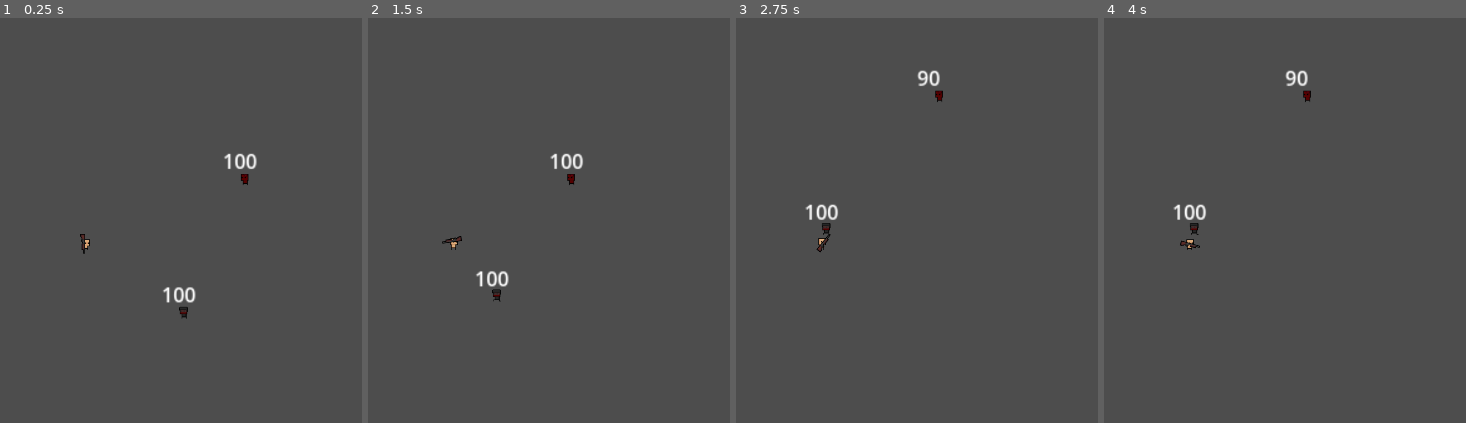
Above: before the commit, frames 1-4 (left to right).
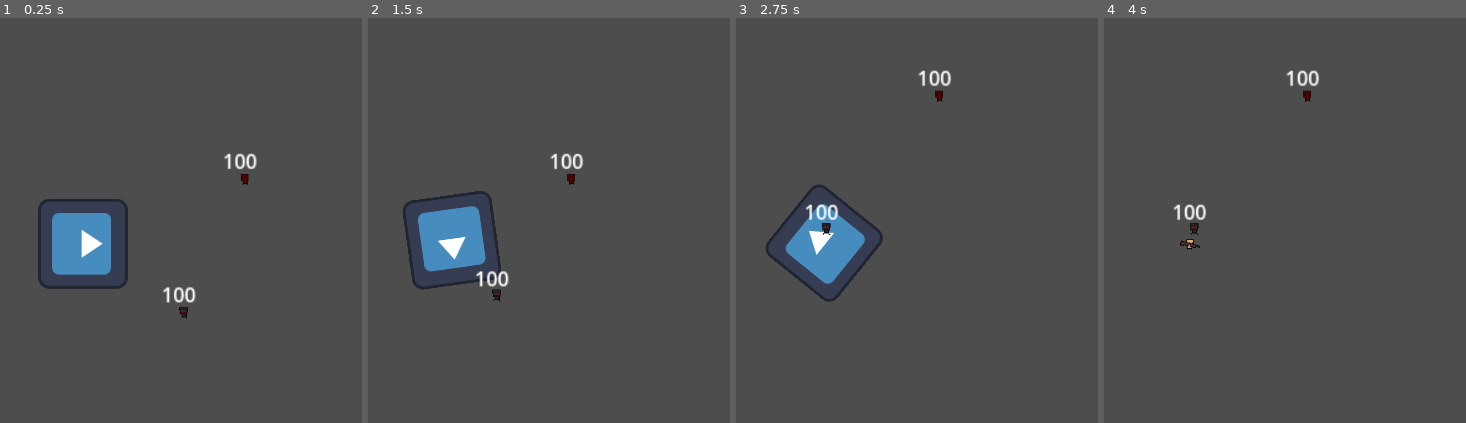
Above: after the commit, the same moments.

Repository: Uhboer/deffusion
Game: Godot game, scene res://scenes/world.tscn
Two runs of this game, one before a commit and one after it. Both use one fixed random seed, a clock stepped at 60 frames per second and the inputs below. The engine's default icon, where the game draws it, is replaced by a stand-in: a white triangle on a blue panel in a dark square.
Inputs (mouse positions are in pixels of both pictures, inside the frame that each line leads up to):
- Up to frame 1 (0.25 s): no input
- Up to frame 2 (1.5 s): tap Enter at 0.5 s; move the mouse to (628, 220) at 0.52 s; tap A (A) at 0.6 s; tap D (D) at 0.8, 1.35 s; tap Space at 1.25 s; move the mouse to (outside the picture) at 1.27 s
- Up to frame 3 (2.75 s): tap S (S) at 1.55, 2.1 s; tap Enter at 2 s; move the mouse to (902, 143) at 2.02 s; click (902, 143) at 2.3 s
- Up to frame 4 (4 s): tap Space at 2.75 s; move the mouse to (1151, 333) at 2.77 s; click (1151, 333) at 2.85 s; tap 1 (1, bound only after the commit) at 3.05, 3.6 s; tap Enter at 3.5 s; move the mouse to (1429, 309) at 3.52 s; tap 2 (2, bound only after the commit) at 3.8 s

The runs differ from the first frame. In frame 1, 3.2% of the frame differs, in the area x 10-36%, y 44-67%; in frame 2, 3.2%; in frame 3, 3.3%, in the area x 8-60%, y 12-71%; in frame 4, 0.2%.
Error after the commit: Invalid access to property or key 'armor' on a base object of type 'CharacterBody2D (zombie.gd)'. (res://scenes/bullet.gd:11)

Commit message:
add gun switch

Diff:
--- a/project.godot
+++ b/project.godot
@@ -47,6 +47,16 @@
 "events": [Object(InputEventMouseButton,"resource_local_to_scene":false,"resource_name":"","device":0,"window_id":0,"al …(252 unchanged characters)…
 ]
 }
+1={
+"deadzone": 0.5,
+"events": [Object(InputEventKey,"resource_local_to_scene":false,"resource_name":"","device":-1,"window_id":0,"alt_pressed":false,"shift_pressed":false,"ctrl_pressed":false,"meta_pressed":false,"pressed":false,"keycode":0,"physical_keycode":49,"key_label":0,"unicode":49,"location":0,"echo":false,"script":null)
+]
+}
+2={
+"deadzone": 0.5,
+"events": [Object(InputEventKey,"resource_local_to_scene":false,"resource_name":"","device":-1,"window_id":0,"alt_pressed":false,"shift_pressed":false,"ctrl_pressed":false,"meta_pressed":false,"pressed":false,"keycode":0,"physical_keycode":50,"key_label":0,"unicode":50,"location":0,"echo":false,"script":null)
+]
+}
 
 [rendering]
 
--- a/scenes/marker_2d.gd
+++ b/scenes/marker_2d.gd
@@ -1,26 +1,50 @@
 extends Node2D
 
-@export var bullet : PackedScene
+@export var AKbullet : PackedScene
+@export var SHOOTGUNbullet : PackedScene
 
 @onready var character = $".."
 @onready var anim = $wearpon
 
 var shooted = false
+var AK = true
+var shootgun = false
 
 func _process(delta):
 	look_at(get_global_mouse_position())
 
-	if Input.is_action_just_pressed("shoot"):
+	if Input.is_action_just_pressed("1"):
+		anim.play("AK")
+		shootgun = false
+		AK = true
+
+	if Input.is_action_just_pressed("2"):
+		anim.play("Shootgun")
+		shootgun = true
+		AK = false
+
+
+
+	if Input.is_action_just_pressed("shoot") and shootgun == true:
 		shoot()
 
+	if Input.is_action_just_pressed("shoot") and AK == true:
+		shootAK()
 
 
 func shoot():
 	if shooted == false:
 		shooted = true
-		var b = bullet.instantiate()
+		var b = SHOOTGUNbullet.instantiate()
 		add_child(b)
 		b.transform = $Node/Marker2D.global_transform
 		anim.play("ShootgunPump")
 		await get_tree().create_timer(1).timeout
 		shooted = false
+
+func shootAK():
+	if shooted == false:
+		var b = AKbullet.instantiate()
+		add_child(b)
+		b.transform = $Node/Marker2D.global_transform
+		anim.play("AK")
--- a/scenes/marker_2d.tscn
+++ b/scenes/marker_2d.tscn
@@ -1,13 +1,23 @@
-[gd_scene load_steps=7 format=3 uid="uid://dqrmekoo4aiu4"]
+[gd_scene load_steps=9 format=3 uid="uid://dqrmekoo4aiu4"]
 
 [ext_resource type="Script" path="res://scenes/marker_2d.gd" id="1_o1dlb"]
+[ext_resource type="PackedScene" uid="uid://nbiw0x8tmv4b" path="res://scenes/bullet.tscn" id="2_d2akl"]
 [ext_resource type="PackedScene" uid="uid://bfxa578atj7m8" path="res://scenes/bullet_shotgun.tscn" id="2_qqlsa"]
 [ext_resource type="Texture2D" uid="uid://pkaoq3ti006i" path="res://sprites/Guns/Shotgun/shotgun.png" id="3_jv4pe"]
+[ext_resource type="Texture2D" uid="uid://bqaxo6rta3ou6" path="res://icon.svg" id="3_mxsef"]
 [ext_resource type="Texture2D" uid="uid://bqlmqvte0qxom" path="res://sprites/Guns/Shotgun/shotgun-rack1.png" id="4_p43ng"]
 [ext_resource type="Texture2D" uid="uid://7nrsbtc7mk28" path="res://sprites/Guns/Shotgun/shotgun-rack2.png" id="5_freao"]
 
 [sub_resource type="SpriteFrames" id="SpriteFrames_2dx2o"]
 animations = [{
+"frames": [{
+"duration": 1.0,
+"texture": ExtResource("3_mxsef")
+}],
+"loop": true,
+"name": &"AK",
+"speed": 5.0
+}, {
 "frames": [{
 "duration": 1.0,
 "texture": ExtResource("3_jv4pe")
@@ -39,13 +49,15 @@
 
 [node name="Marker2D" type="Node2D"]
 script = ExtResource("1_o1dlb")
-bullet = ExtResource("2_qqlsa")
+AKbullet = ExtResource("2_d2akl")
+SHOOTGUNbullet = ExtResource("2_qqlsa")
 
 [node name="wearpon" type="AnimatedSprite2D" parent="."]
 position = Vector2(1, 2)
 scale = Vector2(0.5625, 0.5625)
 sprite_frames = SubResource("SpriteFrames_2dx2o")
-animation = &"ShootgunPump"
+animation = &"AK"
+autoplay = "AK"
 
 [node name="Node" type="Node" parent="."]
 
